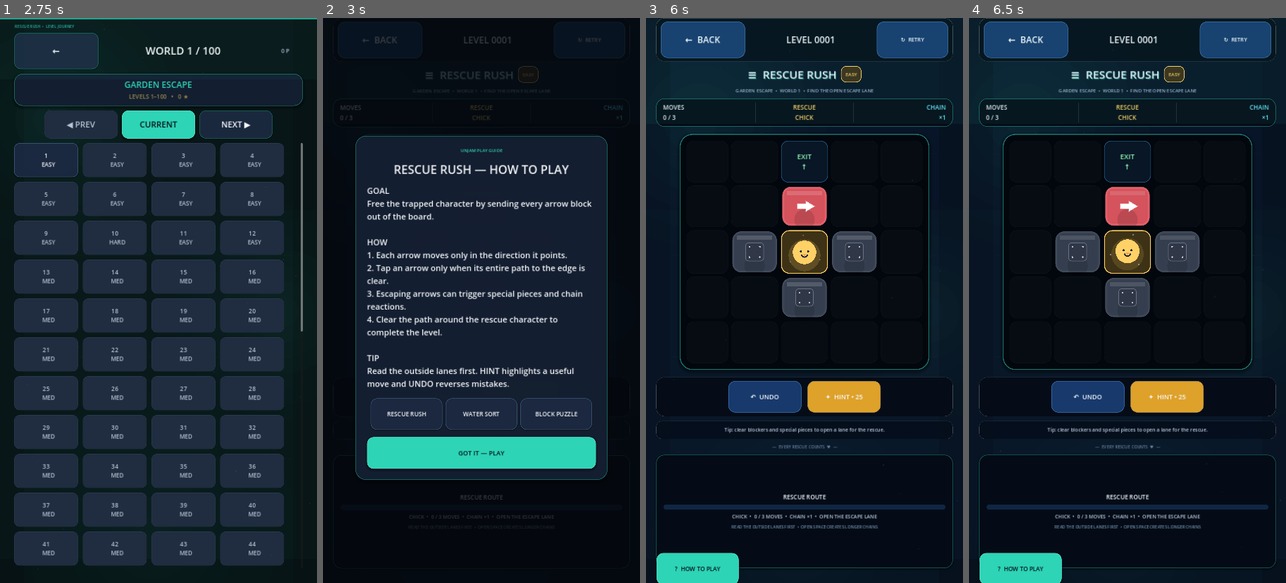
Above: before the commit, frames 1-4 (left to right).
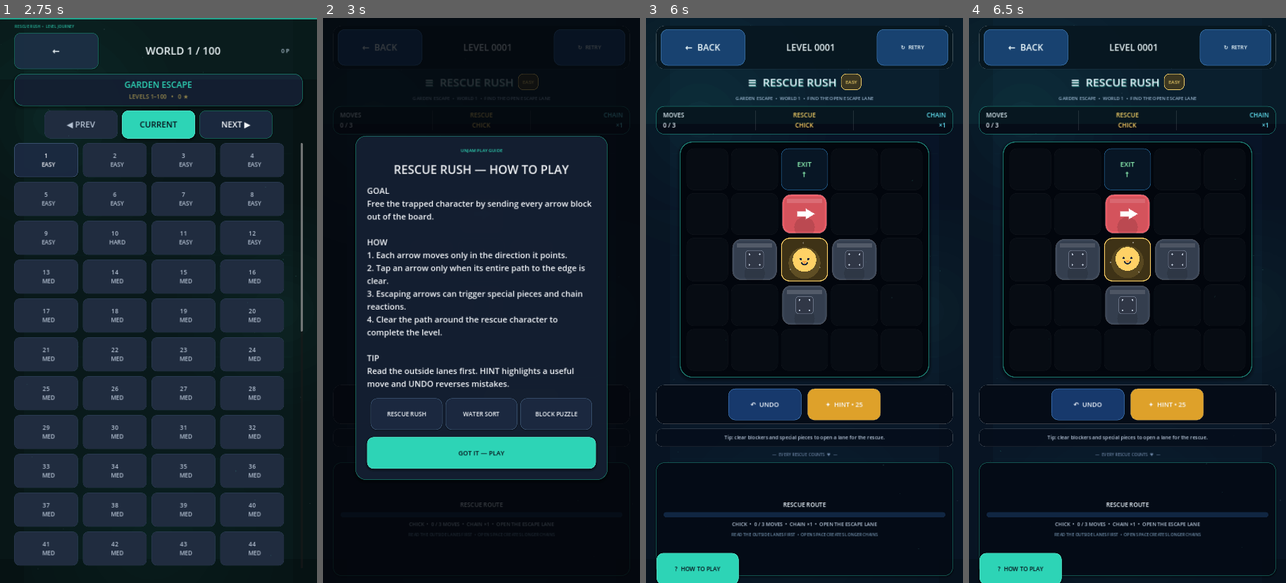
Above: after the commit, the same moments.

Repository: eghosa001/unjam
Game: Godot game, scene res://scenes/Main.tscn
Same seed, same stepped clock (60 frames per second), same inputs: the game is played once before the commit and once after it.
Inputs:
- Up to frame 1 (2.75 s): click "PLAY NOW • LEVEL 1" at 0.5 s; click "←" at 1.25 s; click "PLAY NOW • LEVEL 1" at 2 s
- Up to frame 2 (3 s): click "1 EASY" at 2.75 s
- Up to frame 3 (6 s): click "↻ RETRY" at 3.5 s; click "↻ RETRY" at 4.25 s; click "↻ RETRY" at 5 s; click "GOT IT — PLAY" at 5.75 s
- Up to frame 4 (6.5 s): no input

Frame 1 is identical in both runs. In frame 2, 0.7% of the frame differs, in the area x 4-96%, y 0-92%; in frame 3, 14%, in the area x 3-97%, y 0-99%; in frame 4, 14%.

Commit message:
Keep page roots stationary during UI entrance

Diff:
--- a/scripts/systems/premium_visuals.gd
+++ b/scripts/systems/premium_visuals.gd
@@ -70,22 +70,18 @@
 		var tween := create_tween().set_parallel(true); tween.tween_property(particle, "position", target, duration).set_tran …(357 unchanged characters)…
 
 func screen_flash(color: Color = Color("2dd4b6"), strength: float = 0.18) -> void:
-	# Premium feedback uses a low-energy accent wash instead of a bright/full-white flash.
-	# This keeps transitions comfortable and prevents the cheap "screen blink" feeling.
 	if not is_instance_valid(overlay): return
 	var flash := ColorRect.new(); flash.color = Color(color.darkened(0.38), minf(strength, 0.12)); flash.mouse_filter = Control.MOUSE_FILTER_IGNORE; flash.set_anchors_and_offsets_preset(Control.PRESET_FULL_RECT); overlay.add_child(flash)
 	var tween := create_tween().set_trans(Tween.TRANS_CUBIC).set_ease(Tween.EASE_OUT); tween.tween_property(flash, "modulate:a", 0.0, 0.14); tween.tween_callback(flash.queue_free)
 
 func entrance(node: Control, delay: float = 0.0) -> void:
 	if not is_instance_valid(node): return
-	node.modulate.a = 0.0; node.position.y += 10.0; node.scale = Vector2(0.992, 0.992); node.pivot_offset = node.size * 0.5
-	var tween := create_tween().set_parallel(true); tween.tween_property(node, "modulate:a", 1.0, 0.16).set_delay(delay); tween.tween_property(node, "position:y", node.position.y - 10.0, 0.22).set_delay(delay).set_trans(Tween.TRANS_CUBIC).set_ease(Tween.EASE_OUT); tween.tween_property(node, "scale", Vector2.ONE, 0.24).set_delay(delay).set_trans(Tween.TRANS_CUBIC).set_ease(Tween.EASE_OUT)
+	var final_alpha := node.modulate.a
+	node.modulate.a = 0.0
+	var tween := create_tween().set_trans(Tween.TRANS_CUBIC).set_ease(Tween.EASE_OUT)
+	tween.tween_property(node, "modulate:a", final_alpha, 0.14).set_delay(delay)
 
 func premium_button(button: Variant) -> void:
-	# Normal navigation/settings buttons must never move or scale under the
-	# finger. On phones, scaling controls inside dense layouts reads as a
-	# whole-screen vibration/jump. Let the theme's pressed/hover style provide
-	# feedback while geometry stays completely stable.
 	if not is_instance_valid(button) or not button is BaseButton:
 		return
 	var target := button as BaseButton
